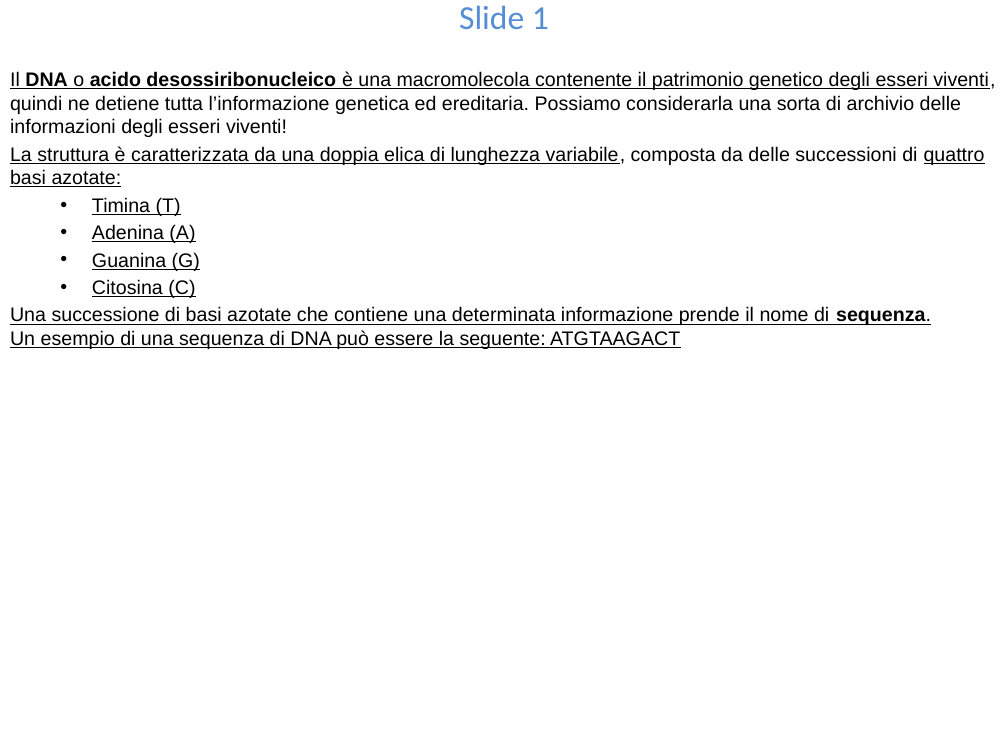
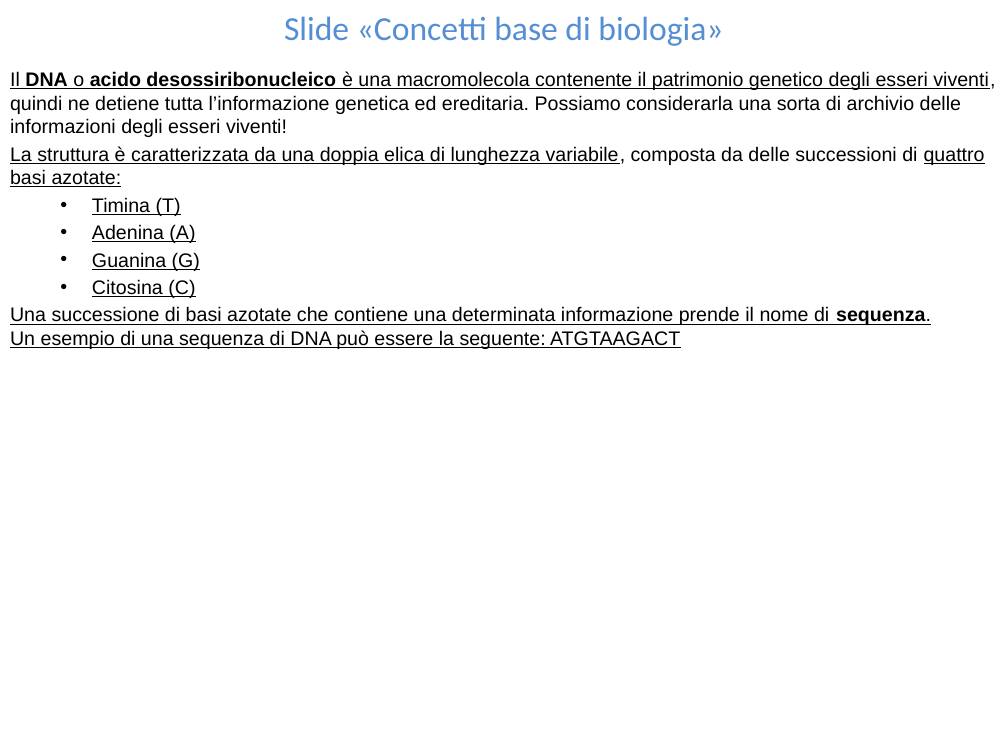
Before and after one commit to mtortoli/Thesis, a slide deck: slide 5 of Slides Tesi.pptx (slide 3 before the commit). Drawn at 1008x756 pixels with LibreOffice and Linux fonts; fonts in the diff are those of the drawing. Boxes give left, top, right and bottom in pixels: in the first picture for what was removed or moved away, otherwise in the second. Text is boxed around its words. In the diff, an @@ line names an element or a change of style, - is before the commit and + after.

```diff
--- a/Slides Tesi.pptx
+++ b/Slides Tesi.pptx
@@ title at [284, 16, 723, 46]: text changed @@
-Slide 1
+Slide «Concetti base di biologia»
```
Also in this commit, not shown: 1 other slide changed, 2 slides added, 1 slide removed.
